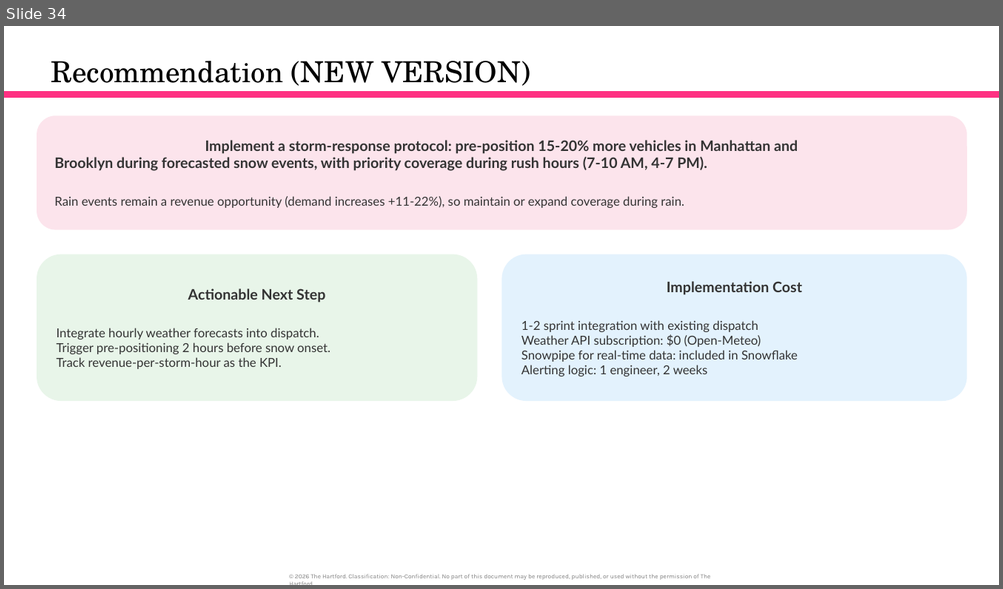
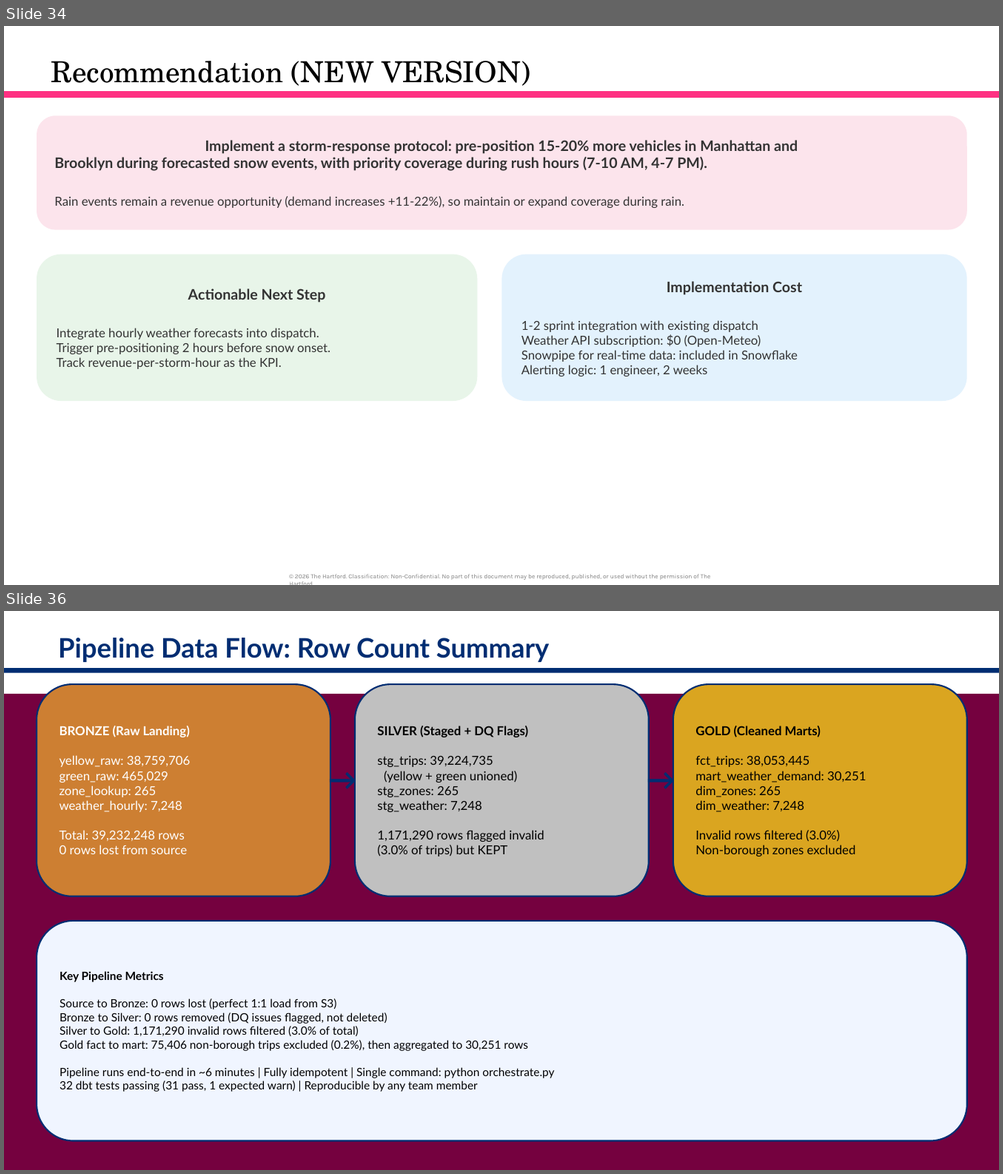
Before and after one commit to orlandojmarin/nyc-taxi-capstone, a slide deck: docs/TEST_Capstone_Presentation.pptx. Shown one above the other, each under a label of ours: slide 34 before the commit, slides 34 and 36 after it; the slides between them are not shown. The pictures are 1003x589 and 1003x1174 pixels, drawn with LibreOffice and Linux fonts; fonts in the diff are those of the drawing. Boxes give left, top, right and bottom in pixels: in the first picture for what was removed or moved away, otherwise in the second. Text is boxed around its words. In the diff, an @@ line names an element or a change of style, - is before the commit and + after.

Commit message:
Add dashboard overview and row count slides to TEST presentation

```diff
--- a/docs/TEST_Capstone_Presentation.pptx
+++ b/docs/TEST_Capstone_Presentation.pptx
@@ slide 36 added at <box>4,611,999,1170</box>, background #FFFFFF @@
@@ text added at <box>58,638,549,662</box>, 26 pt, text #002D72, bold @@
+Pipeline Data Flow: Row Count Summary
@@ rectangle added at <box>4,669,999,674</box>, fill #002D72 @@
@@ rectangle added at <box>4,694,999,1170</box>, fill #75013F @@
@@ rounded rectangle added at <box>37,684,331,896</box>, fill #CD7F32, outline #002D72 1.5 pt, 12 pt, text #FFFFFF @@
+BRONZE (Raw Landing)
+yellow_raw: 38,759,706
+green_raw: 465,029
+zone_lookup: 265
+weather_hourly: 7,248
+Total: 39,232,248 rows
+0 rows lost from source
@@ rounded rectangle added at <box>355,684,649,896</box>, fill #C0C0C0, outline #002D72 1.5 pt, 12 pt, text #000000 @@
+SILVER (Staged + DQ Flags)
+stg_trips: 39,224,735
+(yellow + green unioned)
+stg_zones: 265
+stg_weather: 7,248
+1,171,290 rows flagged invalid
+(3.0% of trips) but KEPT
@@ rounded rectangle added at <box>673,684,967,896</box>, fill #DAA520, outline #002D72 1.5 pt, 12 pt, text #000000 @@
+GOLD (Cleaned Marts)
+fct_trips: 38,053,445
+mart_weather_demand: 30,251
+dim_zones: 265
+dim_weather: 7,248
+Invalid rows filtered (3.0%)
+Non-borough zones excluded
@@ text added at <box>318,758,367,791</box>, 28 pt, text #002D72, bold @@
+→
@@ text added at <box>637,758,686,791</box>, 28 pt, text #002D72, bold @@
+→
@@ rounded rectangle added at <box>37,921,967,1142</box>, fill #F0F5FF, outline #002D72 1.5 pt, 11 pt, text #000000 @@
+Key Pipeline Metrics
+Source to Bronze: 0 rows lost (perfect 1:1 load from S3)
+Bronze to Silver: 0 rows removed (DQ issues flagged, not deleted)
+Silver to Gold: 1,171,290 invalid rows filtered (3.0% of total)
+Gold fact to mart: 75,406 non-borough trips excluded (0.2%), then aggregated to 30,251 rows
+Pipeline runs end-to-end in ~6 minutes | Fully idempotent | Single command: python orchestrate.py
+32 dbt tests passing (31 pass, 1 expected warn) | Reproducible by any team member
```
Also in this commit, not shown: 1 other slide added.
